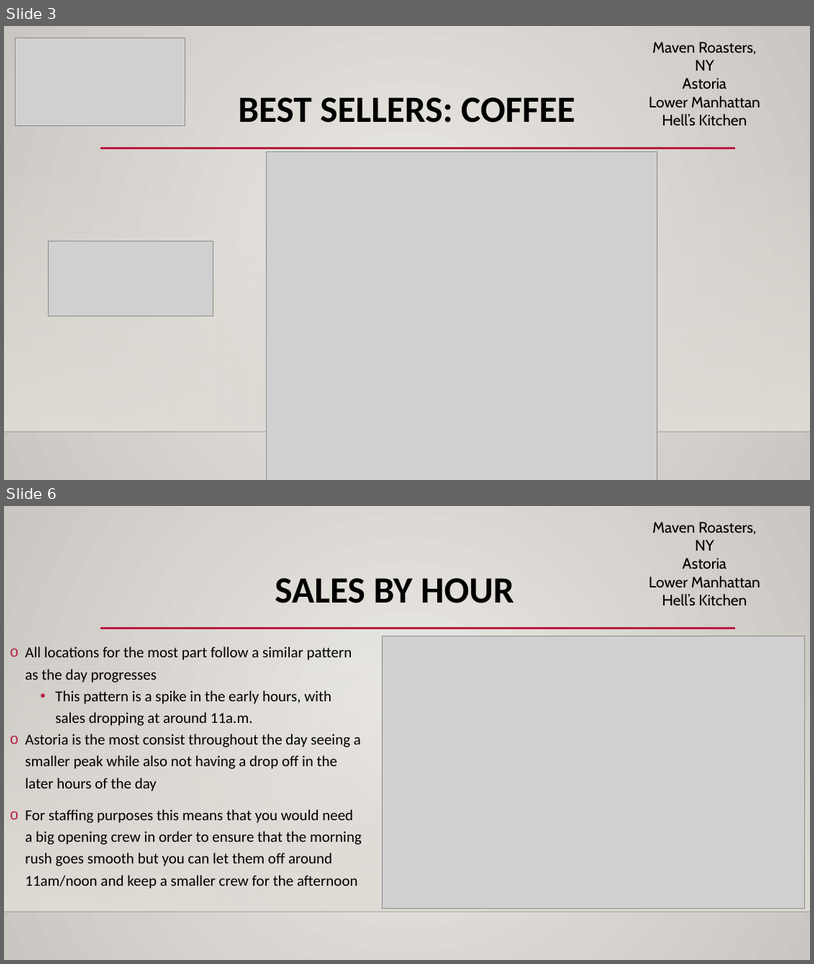
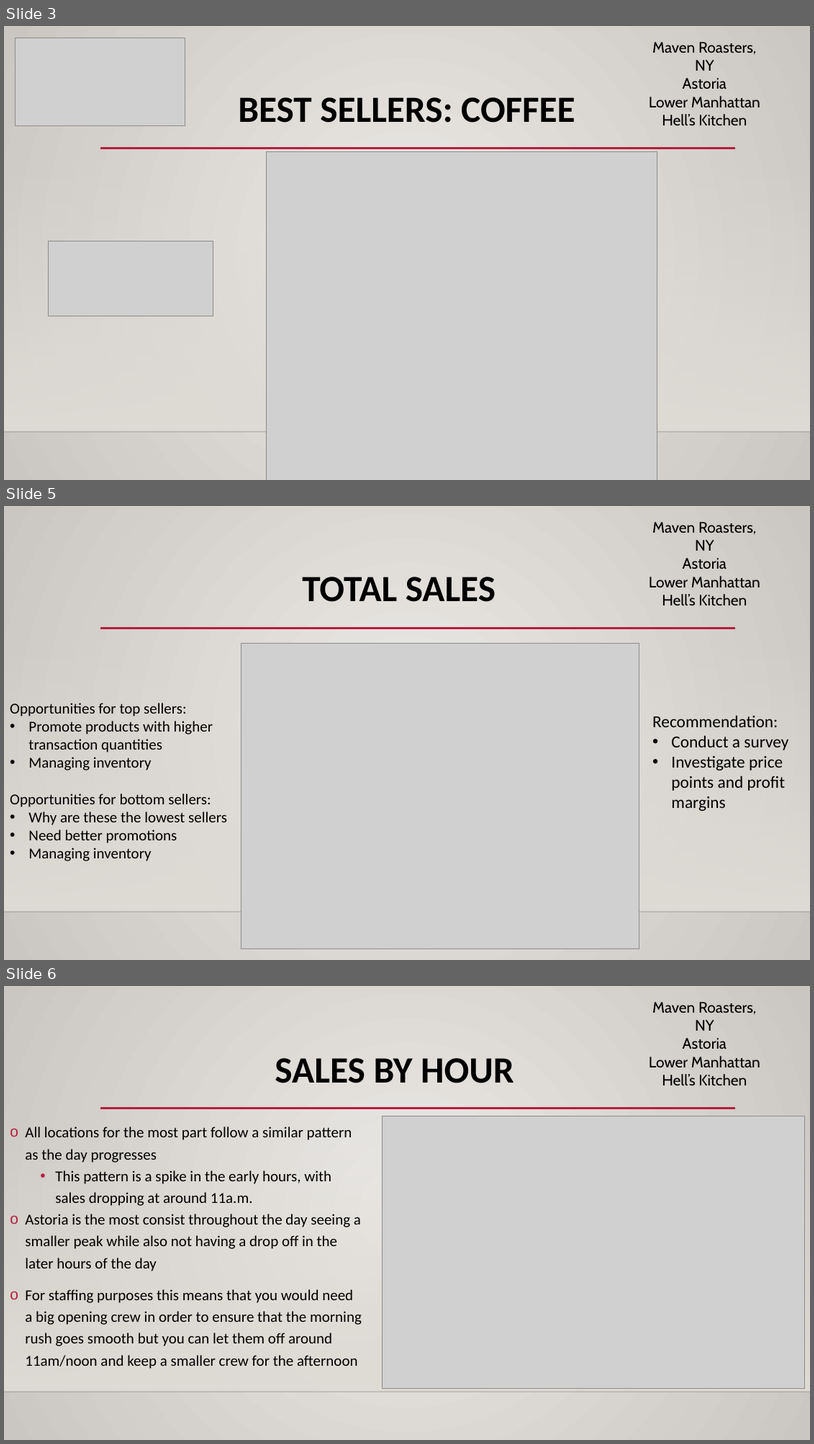
Before and after one commit to cedetraz96/Coffee_Crew, a slide deck: Maven Roasters Project1.pptx. Shown one above the other, each under a label of ours: slides 3 and 6 before the commit, slides 3, 5 and 6 after it; the slides between them are not shown. The pictures are 814x964 and 814x1444 pixels, drawn with LibreOffice and Linux fonts; fonts in the diff are those of the drawing; grey boxes stand for pictures; background and template pictures are left out. Boxes give left, top, right and bottom in pixels: in the first picture for what was removed or moved away, otherwise in the second. Text is boxed around its words. In the diff, an @@ line names an element or a change of style, - is before the commit and + after.

```diff
--- a/Maven Roasters Project1.pptx
+++ b/Maven Roasters Project1.pptx
@@ slide 5 added at <box>4,506,810,960</box>, background gradient #ECEAE7 to #CAC7C1; not listed: 4 template elements that a slide beside it also shows @@
@@ title added at <box>302,577,496,602</box>, 44 pt, text #000000, bold @@
+TOTAL SALES
@@ picture added at <box>242,644,640,948</box> @@
@@ text added at <box>10,703,227,861</box>, 18 pt, text #000000 @@
+Opportunities for top sellers:
+• Promote products with higher transaction quantities
+• Managing inventory
+Opportunities for bottom sellers:
+• Why are these the lowest sellers
+• Need better promotions
+• Managing inventory
@@ text added at <box>653,715,789,811</box>, 20 pt, text #000000 @@
+Recommendation:
+• Conduct a survey
+• Investigate price points and profit margins
```
Also in this commit, not shown: 4 slides changed, 1 other slide added, 1 slide removed.
